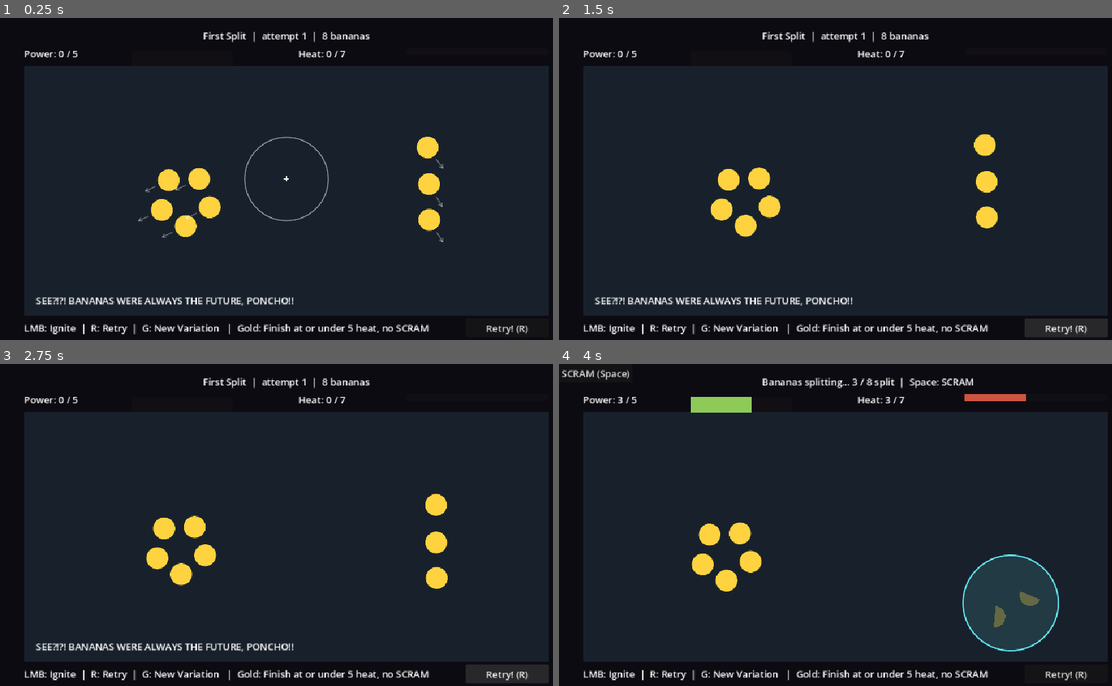
Above: before the commit, frames 1-4 (two rows, left to right).
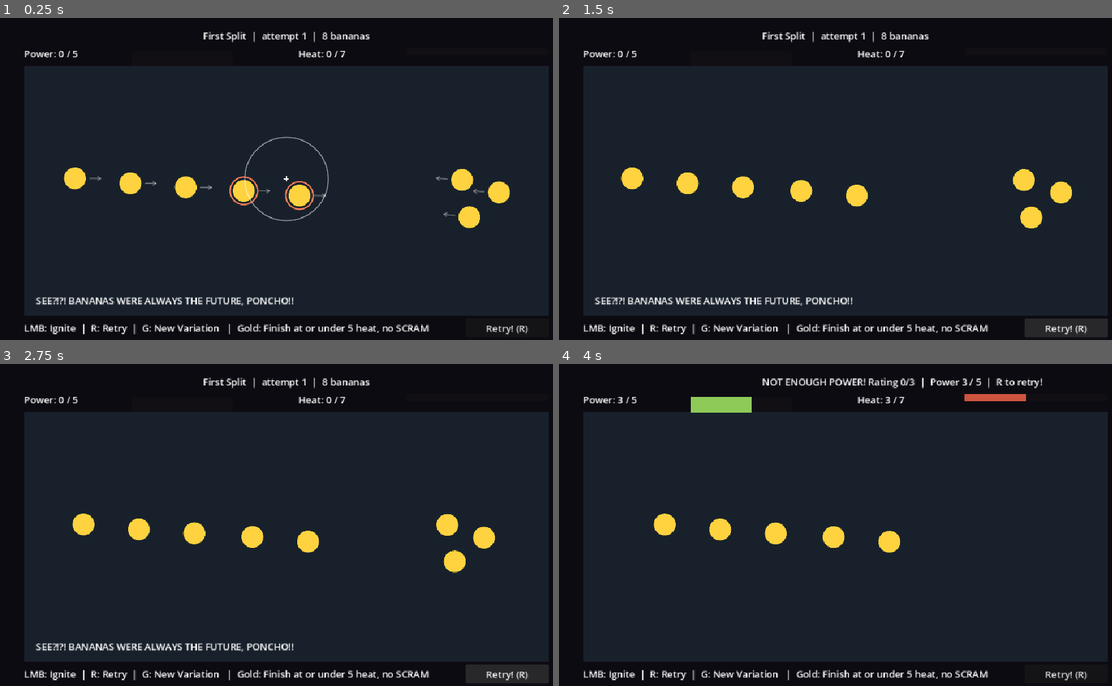
Above: after the commit, the same moments.

Repository: UnderstoodUseYourUsernameHere/banana-fission
Game: Godot game, scene res://scenes/main.tscn
Same seed, same stepped clock (60 frames per second), same inputs: the game is played once before the commit and once after it.
Inputs (mouse positions are in pixels of both pictures, inside the frame that each line leads up to):
- Up to frame 1 (0.25 s): no input
- Up to frame 2 (1.5 s): click "Retry! (R)" at 0.5 s; click "Retry! (R)" at 1.25 s
- Up to frame 3 (2.75 s): click "Retry! (R)" at 2 s
- Up to frame 4 (4 s): tap Enter at 2.75 s; move the mouse to (973, 508) at 2.77 s; press the mouse at (973, 508) at 2.78 s; hold Right 2.78-3.5 s; release the mouse at (973, 508) at 3.5 s; drag from (730, 541) to (818, 589) at 3.52 s

The runs differ from the first frame. In frame 1, 3.8% of the frame differs, in the area x 11-93%, y 36-70%; in frame 2, 3.4%; in frame 3, 3.2%; in frame 4, 7.2%, in the area x 0-91%, y 1-90%.

Commit message:
feat: level 2 now has intersecting formations of bananas

Diff:
--- a/scenes/levels/level_01.tscn
+++ b/scenes/levels/level_01.tscn
@@ -6,28 +6,38 @@
 [sub_resource type="Resource" id="Resource_c5o3r"]
 script = ExtResource("2_uvc87")
 guaranteed_solution = true
-anchor = Vector2(300, 290)
-anchor_jitter = Vector2(20, 15)
-spacing_jitter = 3.0
-drift_speed = 20.0
-speed_jitter = 7.0
-drift_angle_degrees = 21.0
+shuffle_kinds = false
+pattern = 0
+anchor = Vector2(310, 290)
+anchor_jitter = Vector2(10, 15)
+spacing = 96.0
+spacing_jitter = 2.0
+rotation_jitter_degrees = 6.0
+separation_from_others = 100.0
+wall_margin = 30.0
+drift_speed = 35.0
+speed_jitter = 3.0
 direction_mode = 1
+drift_angle_jitter_degrees = 5.0
+individual_angle_jitter_degrees = 0.0
 metadata/_custom_type_script = "uid://bhow36grxpksq"
 
 [sub_resource type="Resource" id="Resource_2djvx"]
 script = ExtResource("2_uvc87")
 normal_count = 3
-pattern = 0
-anchor = Vector2(730, 250)
-anchor_jitter = Vector2(20, 20)
-spacing = 62.0
+shuffle_kinds = false
+anchor = Vector2(805, 290)
+anchor_jitter = Vector2(10, 25)
+spacing = 64.0
 spacing_jitter = 3.0
 position_jitter = 2.0
-rotation_degrees = 90.0
-rotation_jitter_degrees = 20.0
-separation_from_others = 200.0
-wall_margin = 35.0
+separation_from_others = 170.0
+wall_margin = 25.0
+speed_jitter = 3.0
+individual_speed_jitter = 2.0
+drift_angle_degrees = 180.0
+direction_mode = 1
+drift_angle_jitter_degrees = 5.0
 metadata/_custom_type_script = "uid://bhow36grxpksq"
 
 [node name="Level" type="Node2D" unique_id=964198586]
@@ -36,5 +46,4 @@
 ratticus_line = "SEE?!?! BANANAS WERE ALWAYS THE FUTURE, PONCHO!!"
 power_target = 5
 gold_heat_limit = 5
-fixed_seed = 12345
 formations = Array[ExtResource("2_uvc87")]([SubResource("Resource_c5o3r"), SubResource("Resource_2djvx")])
--- a/scenes/levels/level_02.tscn
+++ b/scenes/levels/level_02.tscn
@@ -1,24 +1,49 @@
 [gd_scene format=3 uid="uid://bomelqoasq4ti"]
 
 [ext_resource type="Script" uid="uid://b5nhbirq8p17h" path="res://scripts/level.gd" id="1_vq1pa"]
-[ext_resource type="PackedScene" uid="uid://chn41nef2631r" path="res://scenes/banana.tscn" id="2_c5o3r"]
+[ext_resource type="Script" uid="uid://bhow36grxpksq" path="res://scripts/formation_rule.gd" id="2_vq1pa"]
+
+[sub_resource type="Resource" id="Resource_i2aat"]
+script = ExtResource("2_vq1pa")
+normal_count = 6
+guaranteed_solution = true
+shuffle_kinds = false
+anchor = Vector2(305, 290)
+anchor_jitter = Vector2(12, 18)
+spacing = 96.0
+spacing_jitter = 2.0
+position_jitter = 1.0
+separation_from_others = 103.0
+wall_margin = 34.0
+drift_speed = 65.0
+direction_mode = 1
+drift_angle_jitter_degrees = 7.0
+metadata/_custom_type_script = "uid://bhow36grxpksq"
+
+[sub_resource type="Resource" id="Resource_2djvx"]
+script = ExtResource("2_vq1pa")
+normal_count = 1
+overripe_count = 3
+shuffle_kinds = false
+pattern = 2
+anchor = Vector2(730, 290)
+anchor_jitter = Vector2(12, 30)
+spacing = 76.0
+rotation_degrees = 180.0
+rotation_jitter_degrees = 20.0
+arc_degrees = 125.0
+separation_from_others = 160.0
+wall_margin = 30.0
+drift_speed = 75.0
+speed_jitter = 5.0
+individual_speed_jitter = 3.0
+direction_mode = 1
+drift_angle_jitter_degrees = 8.0
+metadata/_custom_type_script = "uid://bhow36grxpksq"
 
 [node name="Level" type="Node2D" unique_id=964198586]
 script = ExtResource("1_vq1pa")
 title = "Moving Parts?"
 ratticus_line = "HERES MY OLD STOCK TOO! THE ONLY GOOD BANANA IS A MONEYMAKIN' ONE!"
-power_target = 7
-heat_limit = 8
-gold_heat_limit = 9
-
-[node name="Banana" parent="." unique_id=993941136 instance=ExtResource("2_c5o3r")]
-position = Vector2(345, 45)
-
-[node name="Banana2" parent="." unique_id=1889511718 instance=ExtResource("2_c5o3r")]
-position = Vector2(270, 246)
-
-[node name="Banana3" parent="." unique_id=1360865285 instance=ExtResource("2_c5o3r")]
-position = Vector2(477, 190)
-
-[node name="Banana4" parent="." unique_id=1442384144 instance=ExtResource("2_c5o3r")]
-position = Vector2(645, 131)
+formations = Array[ExtResource("2_vq1pa")]([SubResource("Resource_i2aat"), SubResource("Resource_2djvx")])
+require_solution_formation = false
